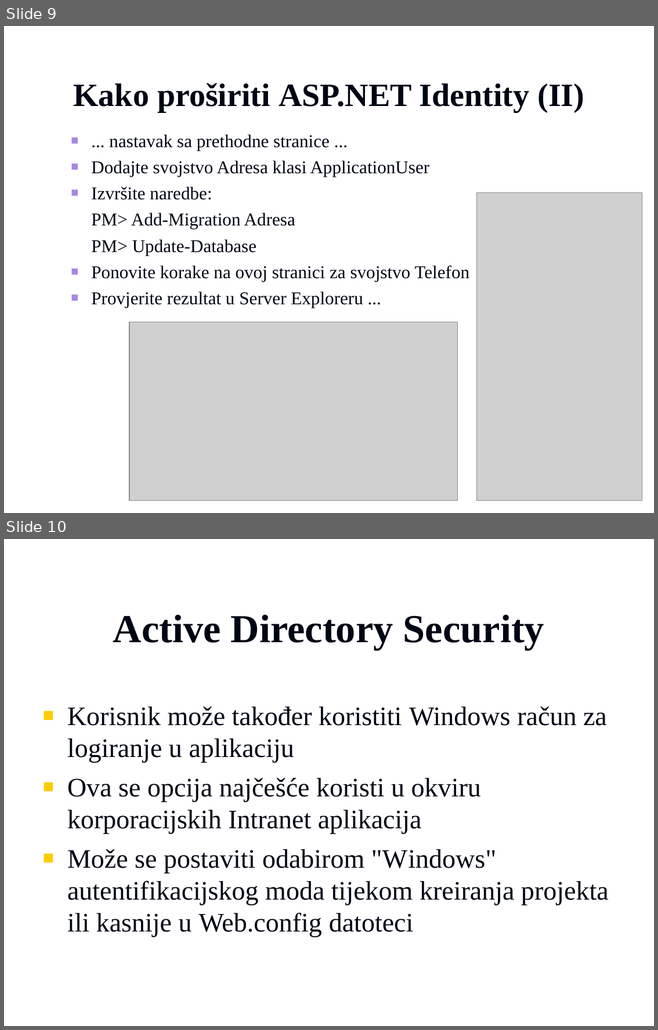
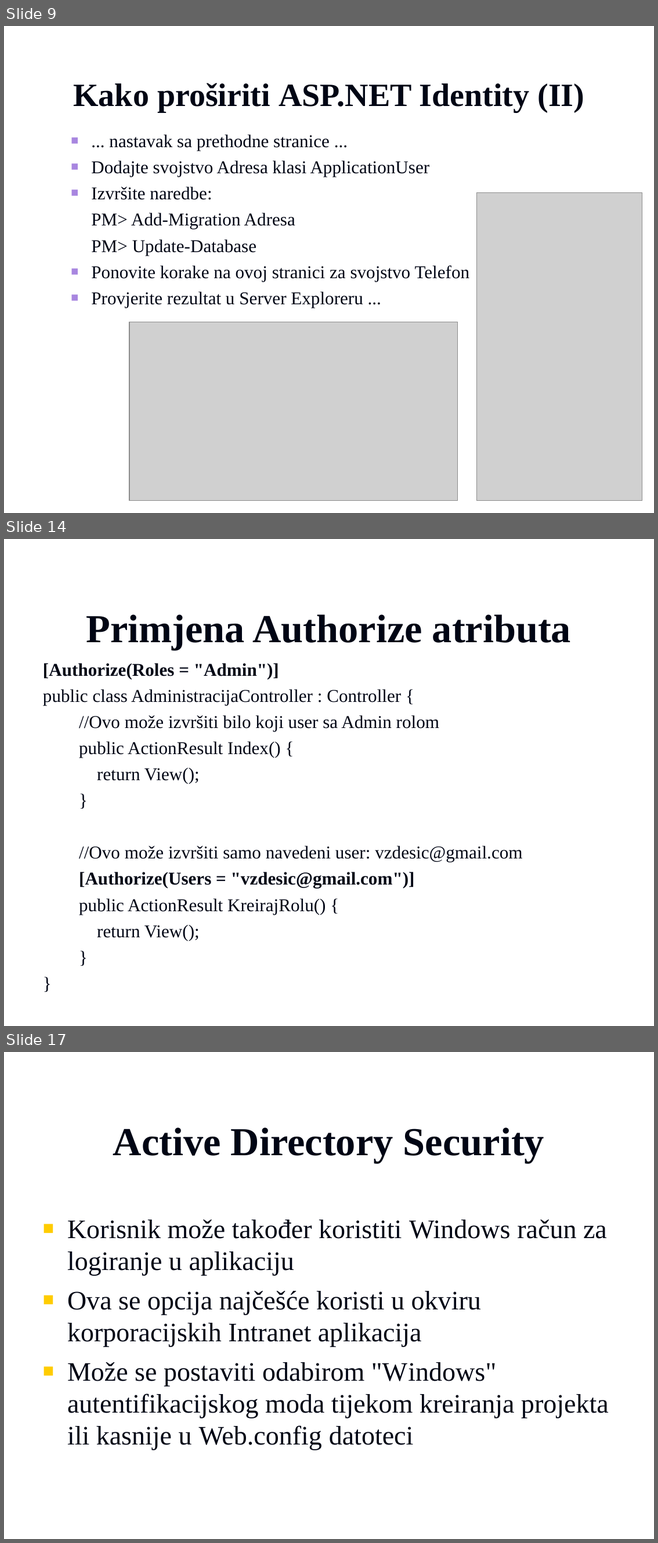
Before and after one commit to vzdesic/PZI, a slide deck: PPTs/16 MVC autorizacija i autentifikacija.ppt. Shown one above the other, each under a label of ours: slides 9 and 10 before the commit, slides 9, 14 and 17 after it; the slides between them are not shown. The pictures are 658x1030 and 658x1543 pixels, drawn with LibreOffice and Linux fonts; fonts in the diff are those of the drawing; grey boxes stand for pictures; background and template pictures are left out. Boxes give left, top, right and bottom in pixels: in the first picture for what was removed or moved away, otherwise in the second. Text is boxed around its words. In the diff, an @@ line names an element or a change of style, - is before the commit and + after.

Commit message:
Zadnje promjene na sadržaju prezentacija.
vzdesic

```diff
--- a/PPTs/16 MVC autorizacija i autentifikacija.ppt
+++ b/PPTs/16 MVC autorizacija i autentifikacija.ppt
@@ slide 14 added at [4,539,654,1026], background picture (left out) @@
@@ title added at [86,614,571,650], 44 pt, text #000514, bold @@
+Primjena Authorize atributa
@@ text added at [43,663,522,940], 20 pt, text #000514 @@
+[Authorize(Roles = "Admin")]
+public class AdministracijaController : Controller {
+//Ovo može izvršiti bilo koji user sa Admin rolom
+public ActionResult Index() {
+return View();
+}
+//Ovo može izvršiti samo navedeni user: vzdesic@gmail.com
+[Authorize(Users = "vzdesic@gmail.com")]
+public ActionResult KreirajRolu() {
+return View();
+}
+}
@@ what was slide 10 is now slide 17 @@
```
Also in this commit, not shown: 6 other slides added, 7 other files.
